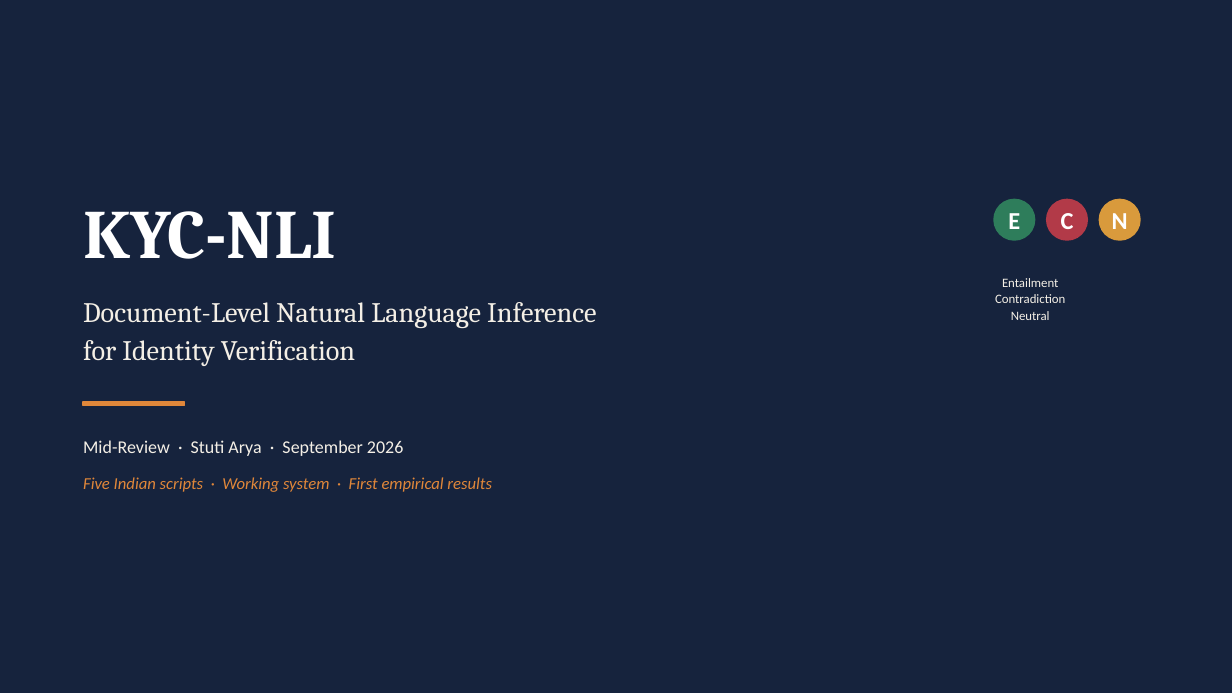
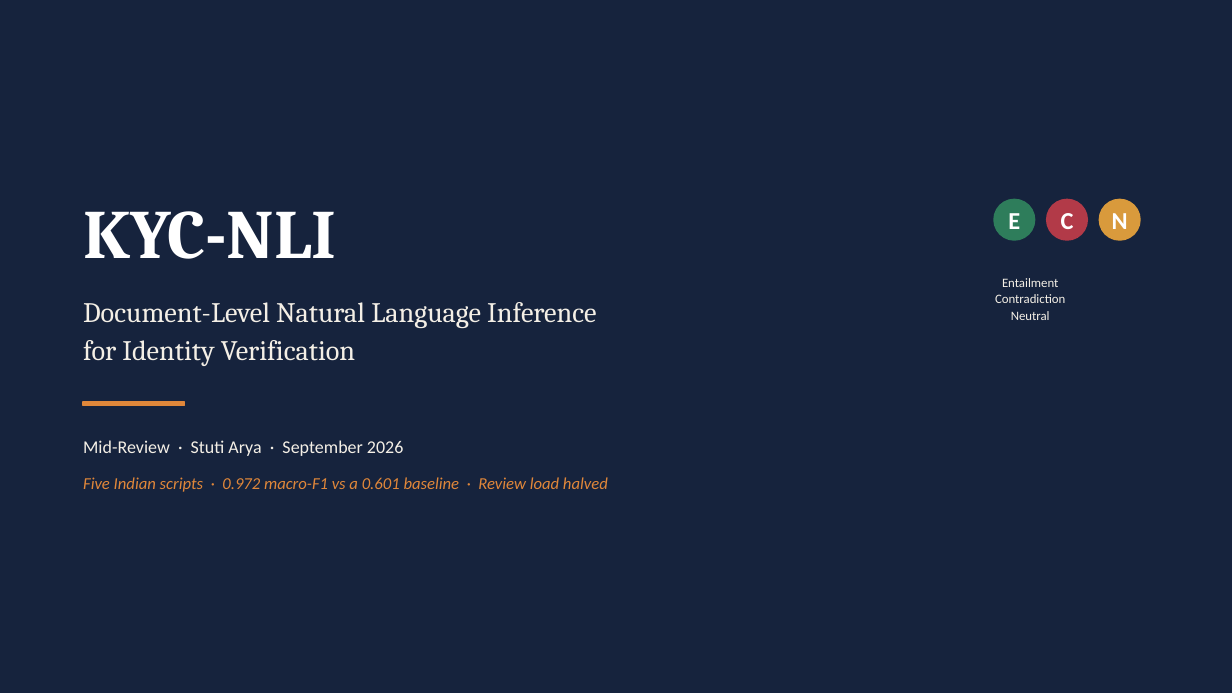
Before and after one commit to StutiArya2/kyc-nli, a slide deck: slide 1 of docs/proposal/KYC-NLI-Mid-Review.pptx. Drawn at 1232x693 pixels with LibreOffice and Linux fonts; fonts in the diff are those of the drawing. Boxes give left, top, right and bottom in pixels: in the first picture for what was removed or moved away, otherwise in the second. Text is boxed around its words. In the diff, an @@ line names an element or a change of style, - is before the commit and + after.

Commit message:
Complete M1-M3a: OCR calibration, Dakshina integration, trained cross-encoder at 0.972 macro-F1, and the live demo

```diff
--- a/docs/proposal/KYC-NLI-Mid-Review.pptx
+++ b/docs/proposal/KYC-NLI-Mid-Review.pptx
@@ text at (x1=83, y1=477, x2=608, y2=492): text changed @@
-Five Indian scripts · Working system · First empirical results
+Five Indian scripts · 0.972 macro-F1 vs a 0.601 baseline · Review load halved
```
Also in this commit, not shown: 4 other slides changed, 8 other files.
